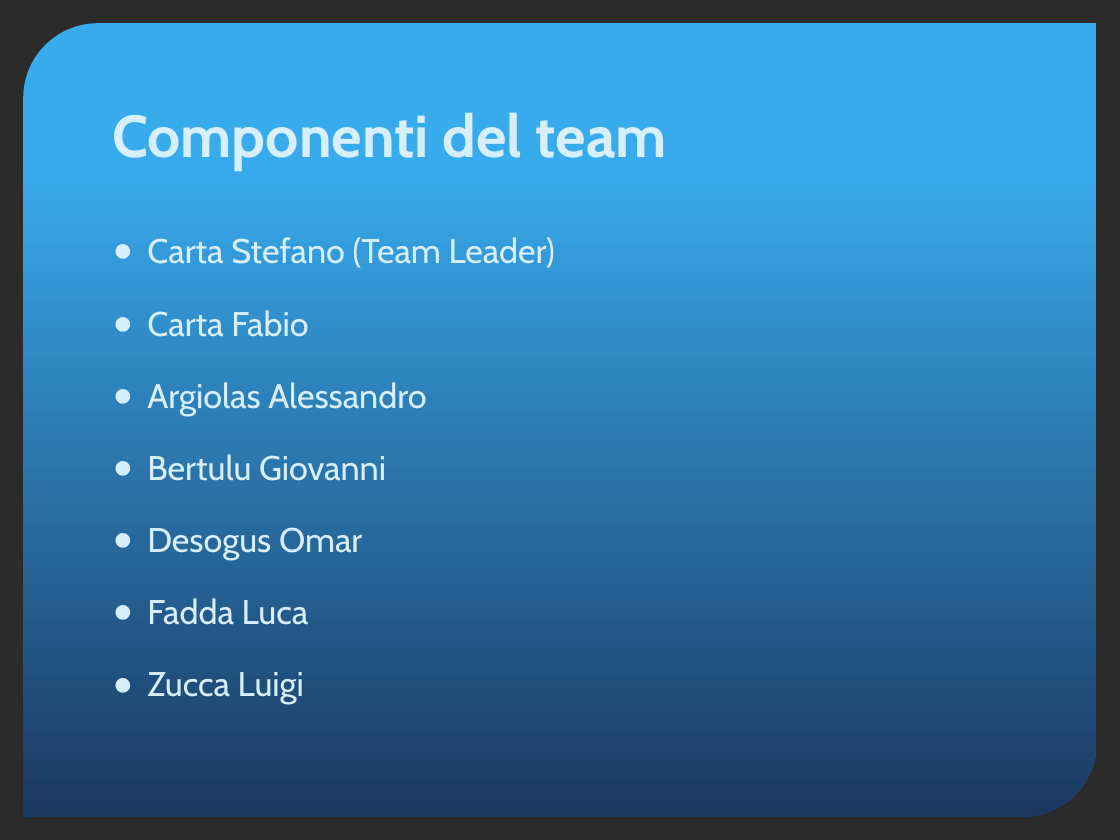
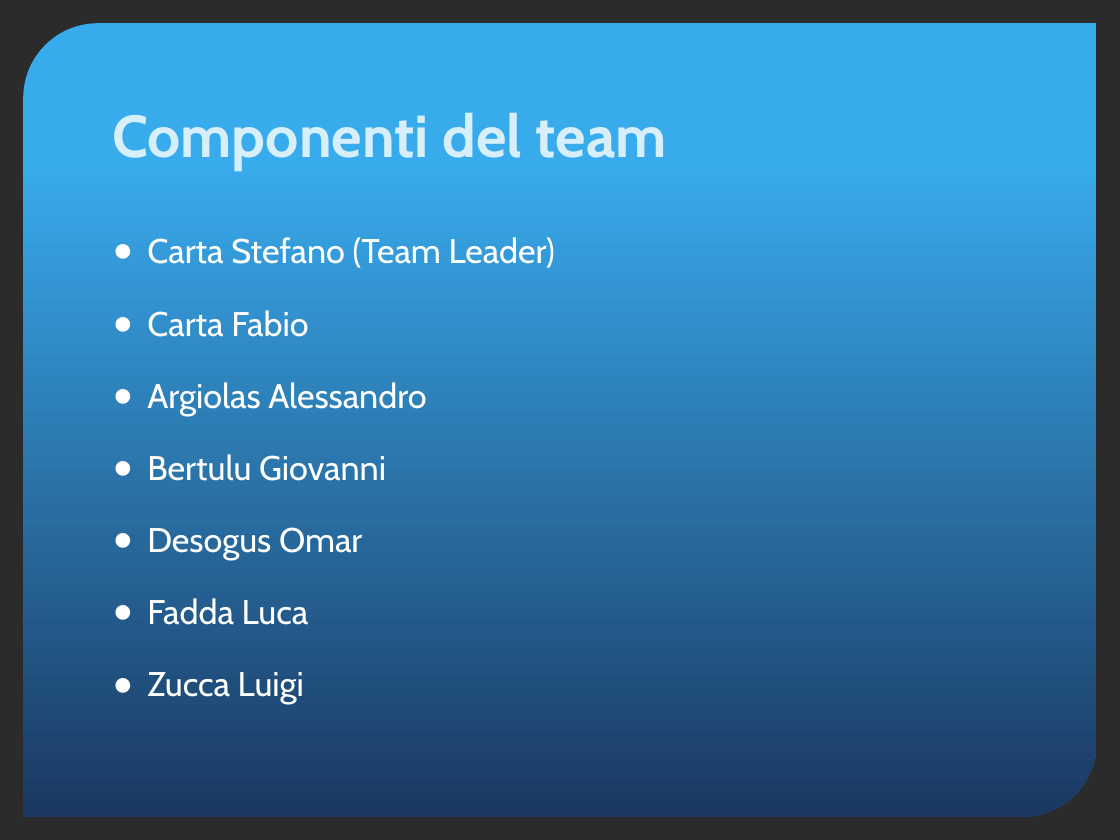
Before and after one commit to yan0z/ISW, a slide deck: slide 4 of Quesito 4 Team/Quesito4-presentazione.pptx (slide 2 before the commit). Drawn at 1120x840 pixels with LibreOffice and Linux fonts; fonts in the diff are those of the drawing; background and template pictures are left out; a plain dark background stands for a picture behind light text. Boxes give left, top, right and bottom in pixels: in the first picture for what was removed or moved away, otherwise in the second. Text is boxed around its words. In the diff, an @@ line names an element or a change of style, - is before the commit and + after.

Commit message:
Fine quesito 4 team

```diff
--- a/Quesito 4 Team/Quesito4-presentazione.pptx
+++ b/Quesito 4 Team/Quesito4-presentazione.pptx
@@ text "Carta Stefano (Team Leader)" at (147, 237, 555, 705): text colour #D7EEFB to #FFFFFF @@
```
Also in this commit, not shown: 9 other slides changed, 7 slides added.
